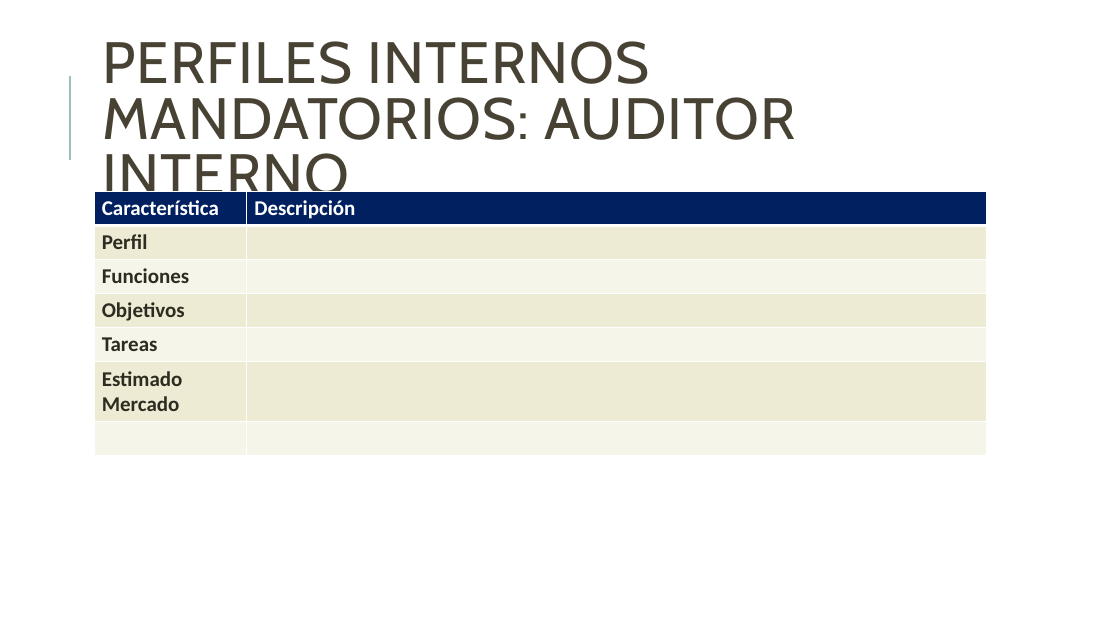
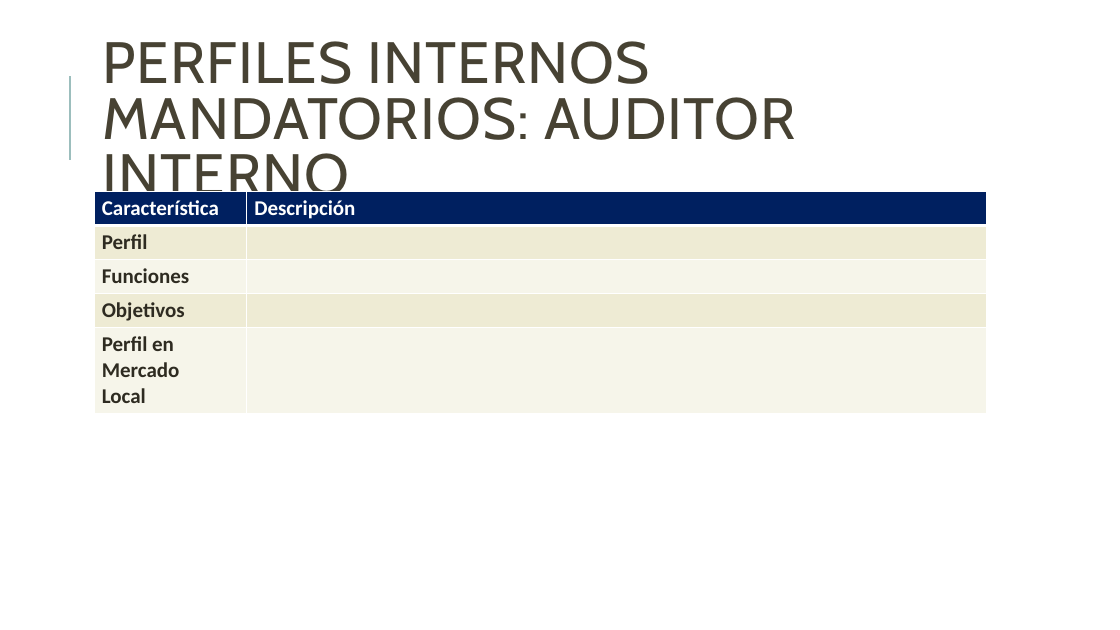
Before and after one commit to jsrxar/dge, a slide deck: slide 33 of 1-general/1-presentaciones/planificacion-control-presentacion-v2.pptx (slide 29 before the commit). Drawn at 1120x630 pixels with LibreOffice and Linux fonts; fonts in the diff are those of the drawing. Boxes give left, top, right and bottom in pixels: in the first picture for what was removed or moved away, otherwise in the second. Text is boxed around its words. In the diff, an @@ line names an element or a change of style, - is before the commit and + after.

```diff
--- a/1-general/1-presentaciones/planificacion-control-presentacion-v2.pptx
+++ b/1-general/1-presentaciones/planificacion-control-presentacion-v2.pptx
@@ table at [94,192,987,412] @@
-row 5: Tareas | 
-row 6: Estimado Mercado | 
-row 7:  | 
+row 5: Perfil en Mercado / Local | 
```
Also in this commit, not shown: 7 other slides changed, 4 slides added.
